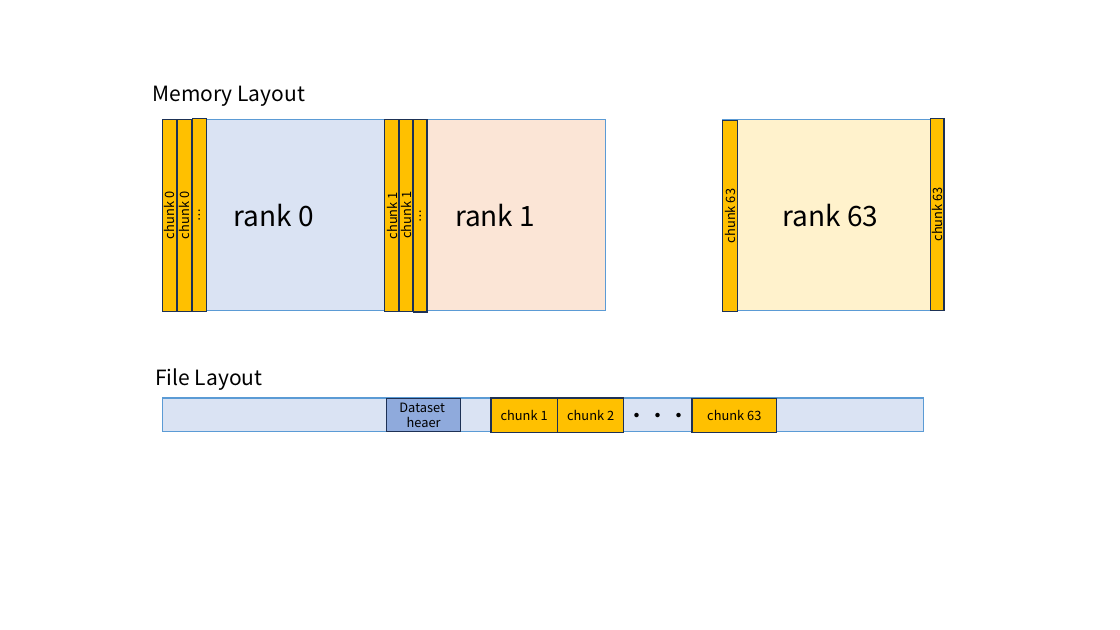
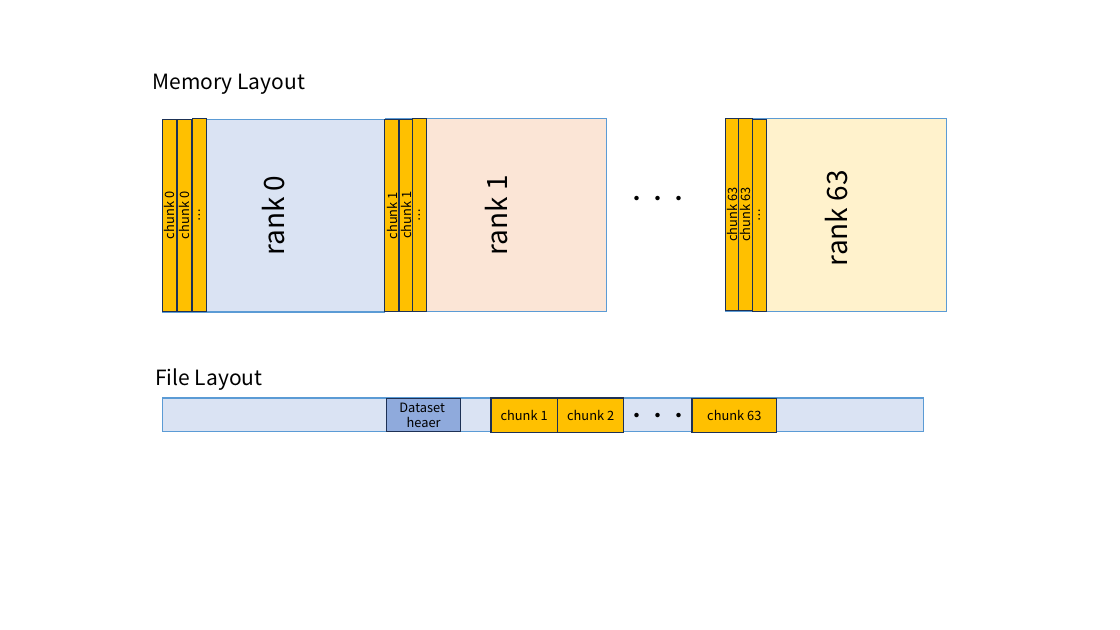
Before and after one commit to taki-d/texlive-ja-template, a slide deck: slide 19 of figure.pptx. Drawn at 1120x630 pixels with LibreOffice and Linux fonts; fonts in the diff are those of the drawing. Boxes give left, top, right and bottom in pixels: in the first picture for what was removed or moved away, otherwise in the second. Text is boxed around its words. In the diff, an @@ line names an element or a change of style, - is before the commit and + after.

```diff
--- a/figure.pptx
+++ b/figure.pptx
@@ text "Memory Layout": place and size @@
-text "Memory Layout" at box(152, 85, 305, 106)
+text "Memory Layout" at box(152, 73, 305, 94)
@@ rotation 0 to 270 degrees in 3 elements at box(385, 119, 607, 311), box(163, 120, 384, 312), box(726, 119, 947, 311) @@
@@ rectangle "chunk 63": place and size @@
-rectangle "chunk 63" at box(930, 118, 944, 310)
+rectangle "chunk 63" at box(739, 118, 753, 310)
@@ rectangle added at box(753, 119, 766, 311), fill #FFC000, outline #1E3256 1 pt, 11 pt, text #000000 @@
+…
@@ text added at box(626, 196, 689, 201), 18 pt, text #000000 @@
+・・・
```
Also in this commit, not shown: 1 other slide changed, 9 other files.
